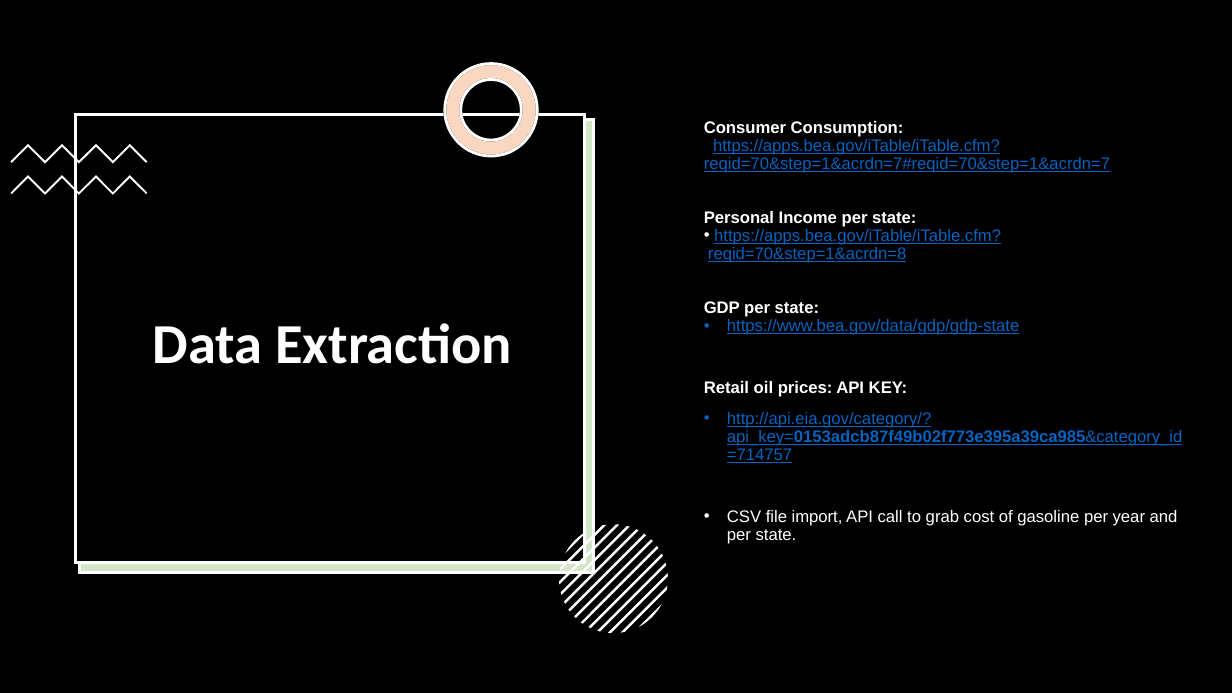
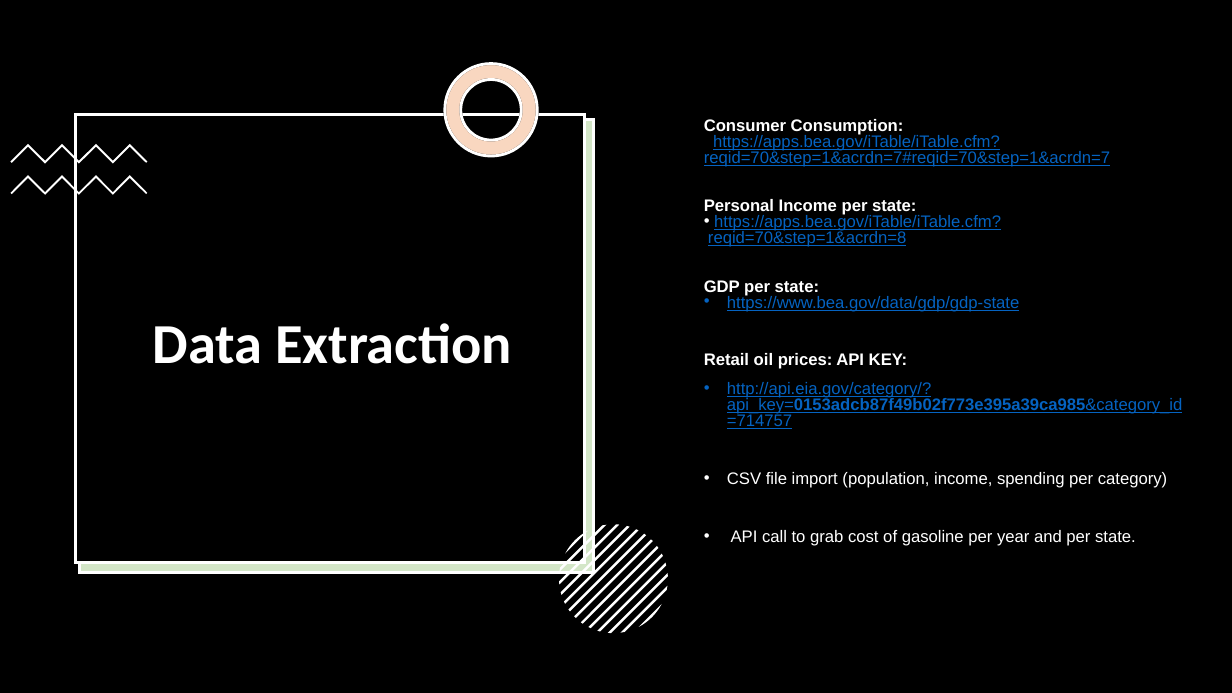
Before and after one commit to jrulloa/project-one, a slide deck: slide 6 of Is gasoline price a good indicator of Consumer Spending.pptx. Drawn at 1232x693 pixels with LibreOffice and Linux fonts; fonts in the diff are those of the drawing. Boxes give left, top, right and bottom in pixels: in the first picture for what was removed or moved away, otherwise in the second. Text is boxed around its words. In the diff, an @@ line names an element or a change of style, - is before the commit and + after.

```diff
--- a/Is gasoline price a good indicator of Consumer Spending.pptx
+++ b/Is gasoline price a good indicator of Consumer Spending.pptx
@@ text at box(704, 119, 1183, 429): line spacing 0.9 to 0.8 @@
@@ text at box(727, 472, 1167, 546): text changed @@
-• CSV file import, API call to grab cost of gasoline per year and per state.
+• CSV file import (population, income, spending per category)
+• API call to grab cost of gasoline per year and per state.
```
Also in this commit, not shown: 5 other slides changed.
